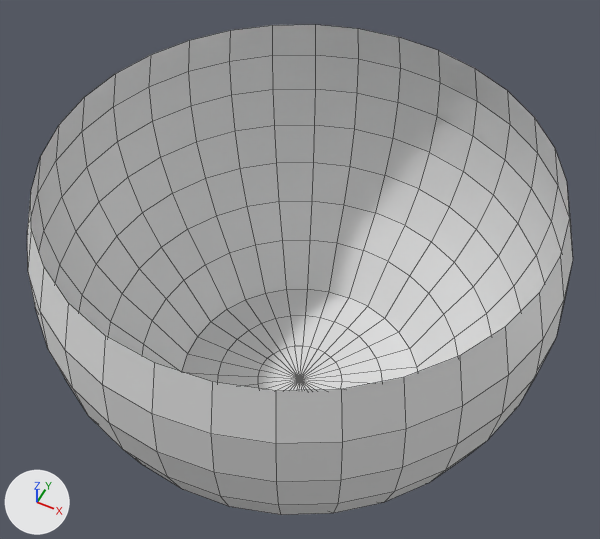
The Blender file Cloth Napkin.blend as it was, and as the next commit left it.
The view is the same before and after, from a camera (50 mm lens) standing at (1.04, -1.77, 2.39) and looking at (0.02, 0.25, -0.14). Every picture has the same lights, and +X, +Y and +Z are marked at lower left. Mesh edges are drawn as thin lines.
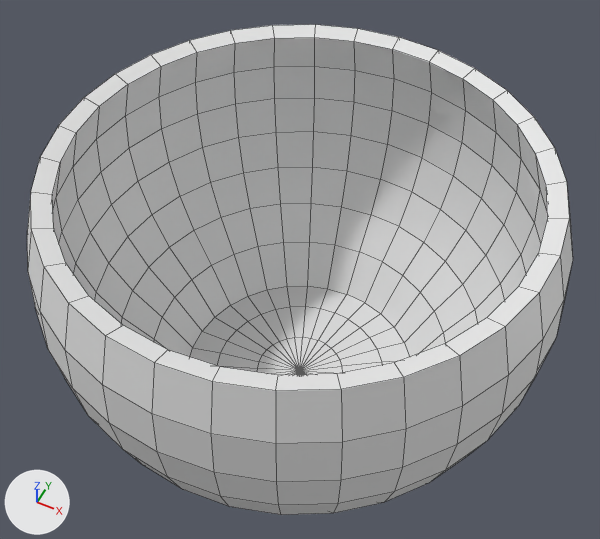
Commit message: Add solidify modifier with a thickness of .07 after returning to 'Object Mode' and 'Solid Viewport Shading

Location of each change, (x1, y1, x2, y2) in pixels of the pictures (600 x 539 px):
'Sphere', modifiers changed
    both: (27, 25, 573, 515)

The change, as a list of edits to the scene's bpy script:
```text
Change ob_sphere:
    add _m = ob_sphere.modifiers.new('Solidify', 'SOLIDIFY')
    add _m.thickness = 0.07
    add _m.nonmanifold_thickness_mode = 'FIXED'
    add _m.nonmanifold_merge_threshold = 0.0003
```
